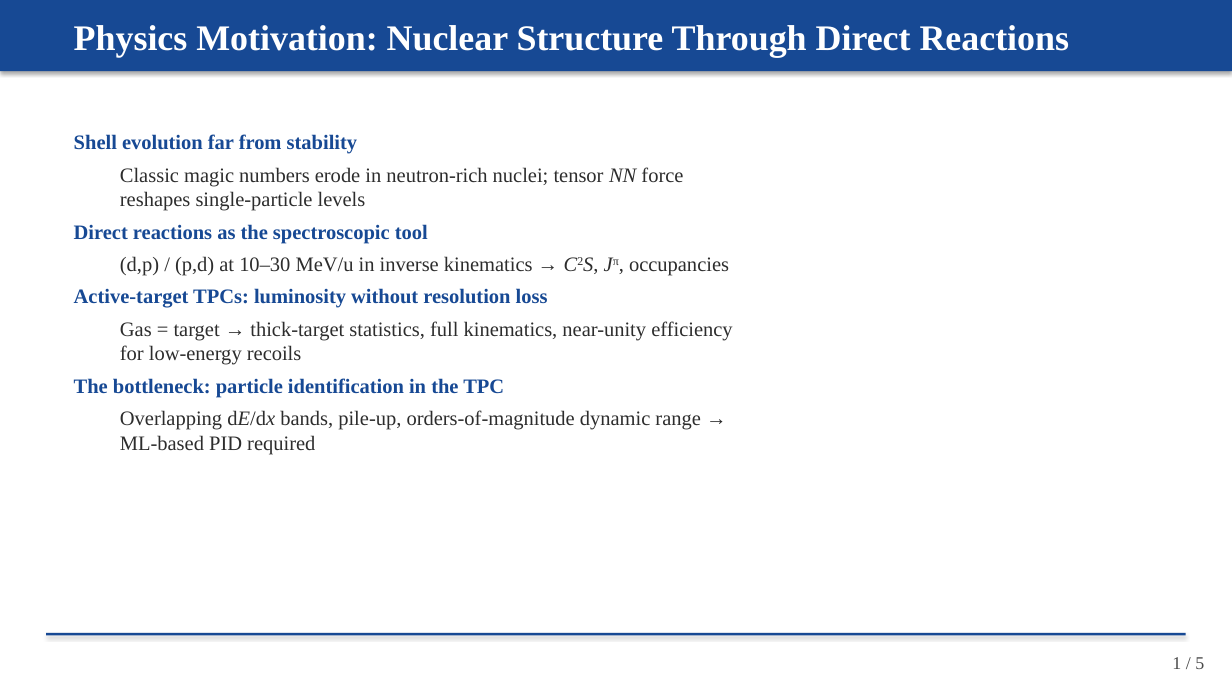
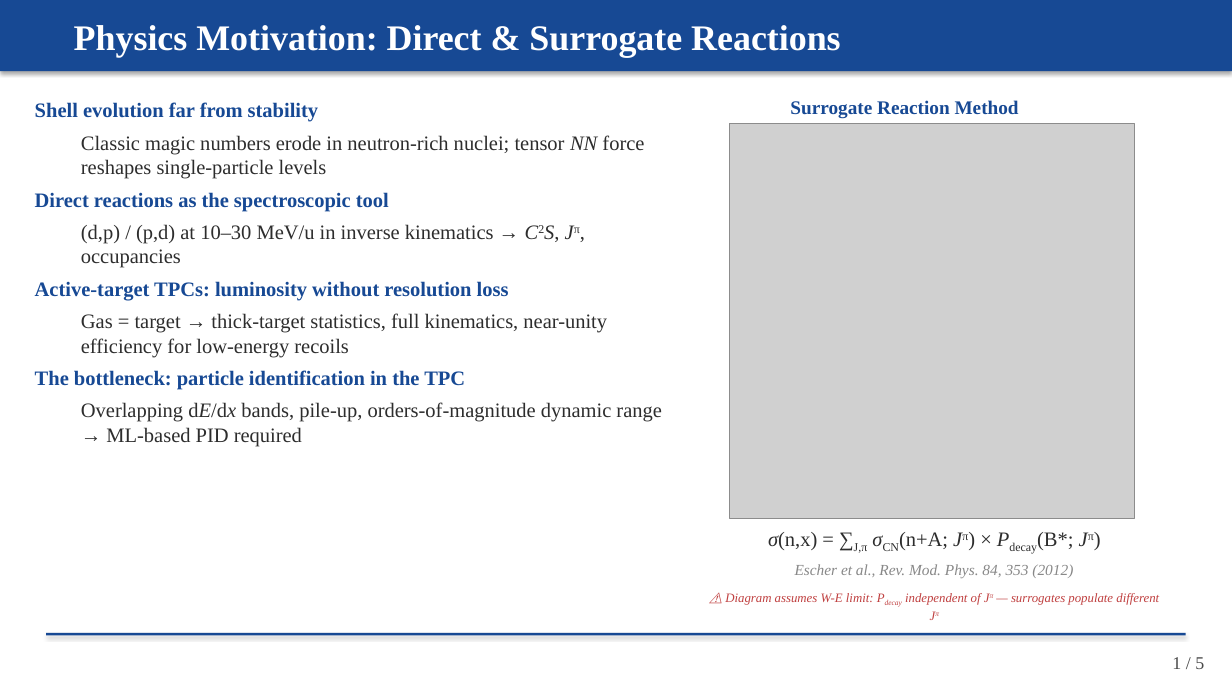
Before and after one commit to Edfghdrtxxx/OrbitOS, a slide deck: slide 1 of 99_System/.scratch/imai-presentation/Imai_Meeting_20260413.pptx. Drawn at 1232x693 pixels with LibreOffice and Linux fonts; fonts in the diff are those of the drawing; grey boxes stand for pictures. Boxes give left, top, right and bottom in pixels: in the first picture for what was removed or moved away, otherwise in the second. Text is boxed around its words. In the diff, an @@ line names an element or a change of style, - is before the commit and + after.

Commit message:
vault backup: 2026-04-12 17:55:23

```diff
--- a/99_System/.scratch/imai-presentation/Imai_Meeting_20260413.pptx
+++ b/99_System/.scratch/imai-presentation/Imai_Meeting_20260413.pptx
@@ text at [74, 25, 840, 57]: text changed @@
-Physics Motivation: Nuclear Structure Through Direct Reactions
+Physics Motivation: Direct & Surrogate Reactions
@@ text "Shell evolution far from stability" rewrapped from [74, 134, 732, 455] to [35, 102, 661, 442] @@
@@ text added at [790, 100, 1019, 118], 15 pt, text #174994, bold @@
+Surrogate Reaction Method
@@ picture added at [730, 123, 1135, 518] @@
@@ text added at [768, 532, 1073, 553], 16 pt, text #2D2D2D @@
+σ(n,x) = ∑J,π σCN(n+A; Jπ) × Pdecay(B*; Jπ)
@@ text added at [795, 564, 1073, 578], 12 pt, text #888888, italic @@
+Escher et al., Rev. Mod. Phys. 84, 353 (2012)
@@ text added at [725, 593, 1159, 605], 10 pt, text #C04040, italic @@
+⚠ Diagram assumes W-E limit: Pdecay independent of Jπ — surrogates populate different Jπ
```
